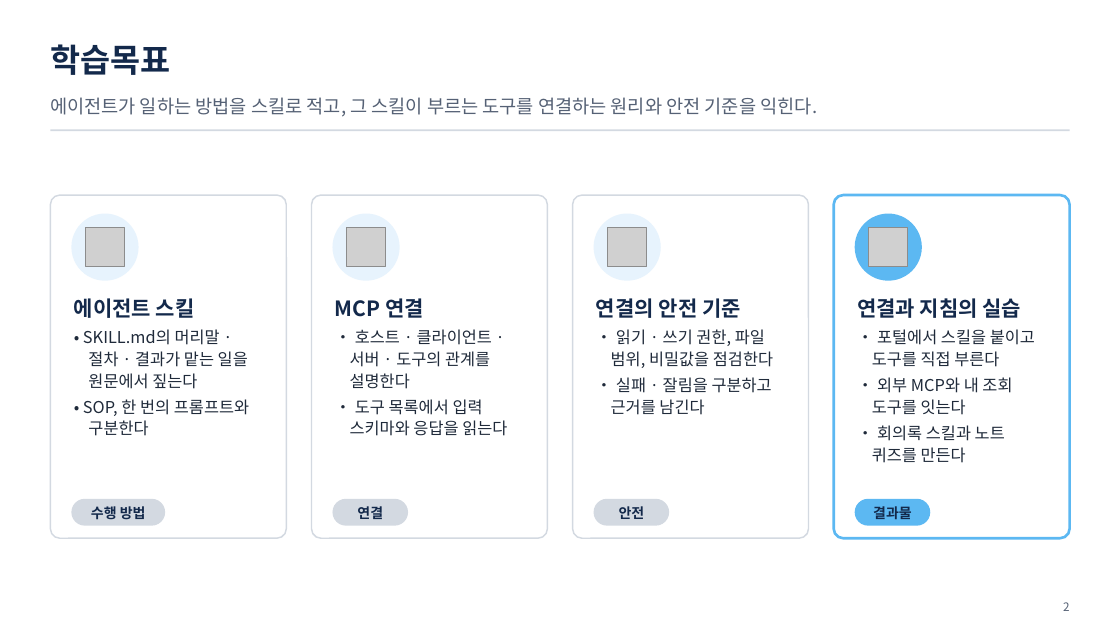
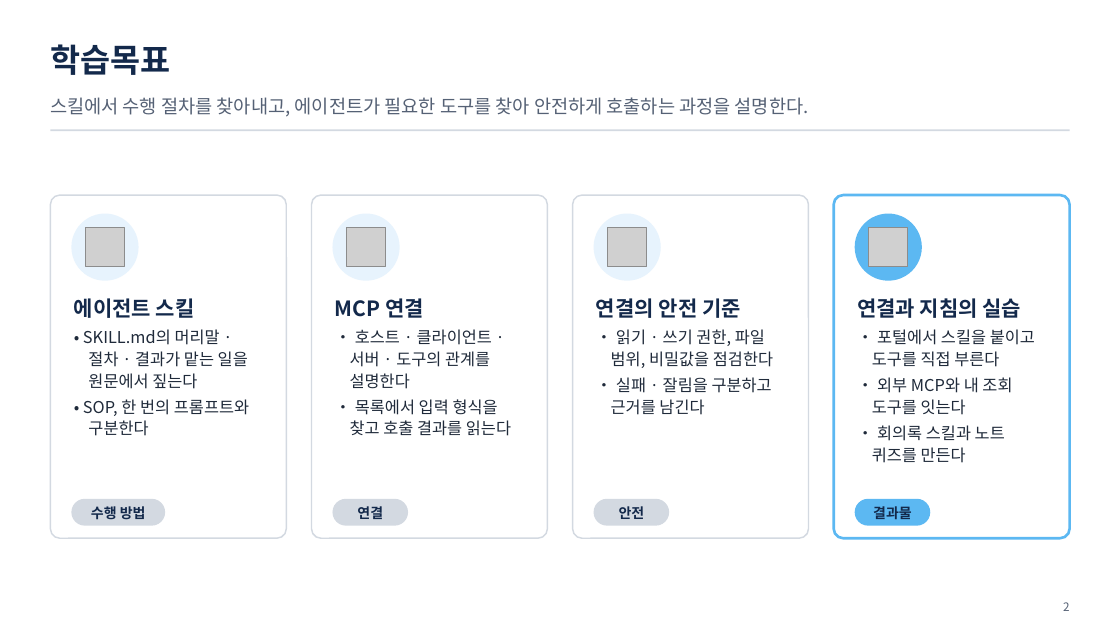
Before and after one commit to uengine-oss/hyd-iot-edu, a slide deck: slide 2 of workspace/강의제작/산출물/통합반/이론/06회차/통합반_06일차.pptx. Drawn at 1120x630 pixels with LibreOffice and Linux fonts; fonts in the diff are those of the drawing; grey boxes stand for pictures. Boxes give left, top, right and bottom in pixels: in the first picture for what was removed or moved away, otherwise in the second. Text is boxed around its words. In the diff, an @@ line names an element or a change of style, - is before the commit and + after.

```diff
--- a/workspace/강의제작/산출물/통합반/이론/06회차/통합반_06일차.pptx
+++ b/workspace/강의제작/산출물/통합반/이론/06회차/통합반_06일차.pptx
@@ text at <box>50,97,809,117</box>: text changed @@
-에이전트가 일하는 방법을 스킬로 적고, 그 스킬이 부르는 도구를 연결하는 원리와 안전 기준을 익힌다.
+스킬에서 수행 절차를 찾아내고, 에이전트가 필요한 도구를 찾아 안전하게 호출하는 과정을 설명한다.
@@ text at <box>350,399,511,436</box>: text changed @@
-• 도구 목록에서 입력 스키마와 응답을 읽는다
+• 목록에서 입력 형식을 찾고 호출 결과를 읽는다
```
Also in this commit, not shown: 10 other slides changed, 25 other files.
